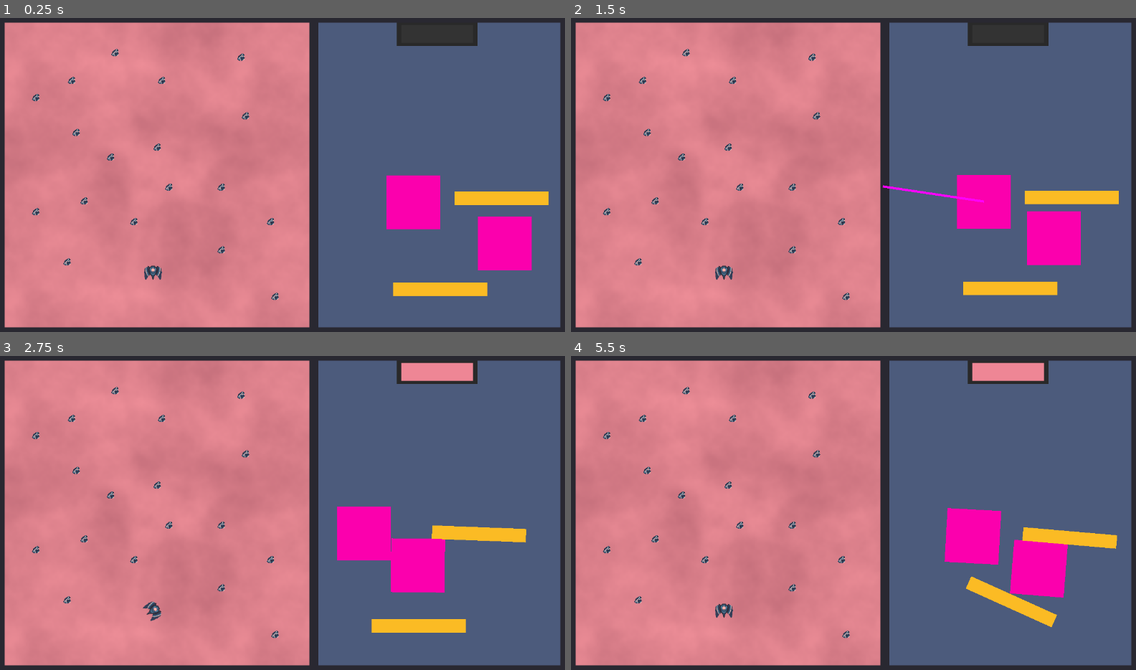
Above: before the commit, frames 1-4 (two rows, left to right).
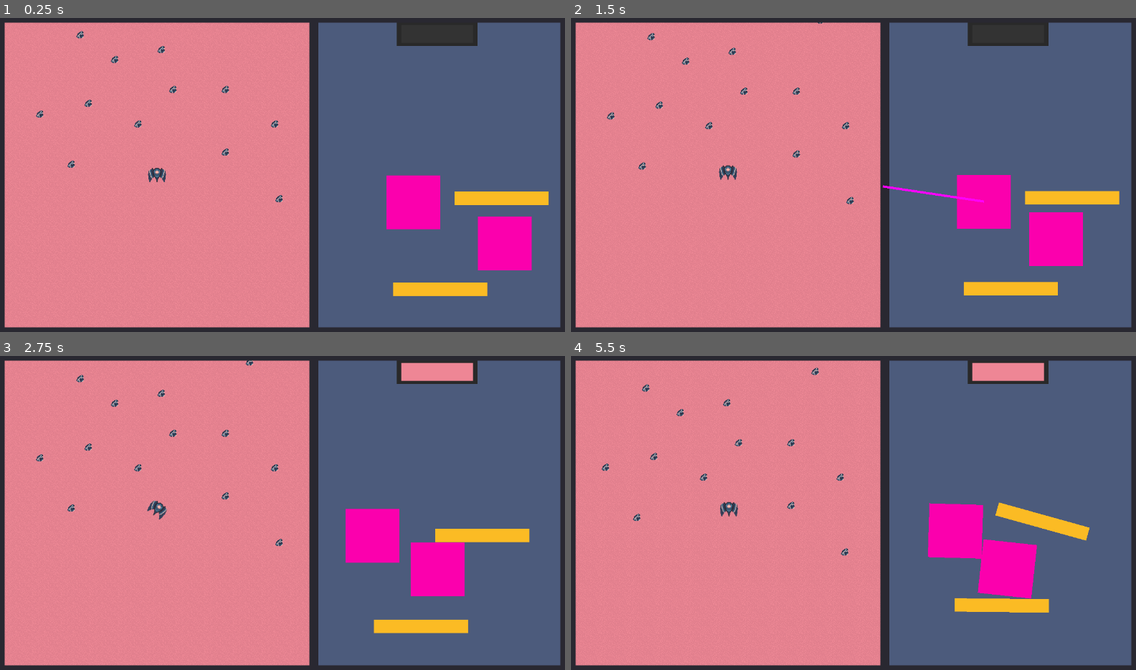
Above: after the commit, the same moments.

Repository: AstralStew/ProjectThornbury
Game: Godot game, scene res://Scenes/level.tscn
Same seed, same stepped clock (60 frames per second), same inputs: the game is played once before the commit and once after it.
Inputs (mouse positions are in pixels of both pictures, inside the frame that each line leads up to):
- Up to frame 1 (0.25 s): no input
- Up to frame 2 (1.5 s): drag from (1073, 244) to (684, 156) at 0.52 s; drag from (983, 200) to (684, 156) at 1.27 s
- Up to frame 3 (2.75 s): move the mouse to (502, 534) at 2.02 s; hold D (MoveRight) from 2.03 s (still down); hold Space (OpenChute) from 2.03 s (still down); click (502, 534) at 2.17 s
- Up to frame 4 (5.5 s): release D (MoveRight) at 2.75 s; release Space (OpenChute) at 2.75 s; drag from (989, 626) to (650, 469) at 2.77 s; move the mouse to (1023, 560) at 3.52 s; hold A (MoveLeft) 3.53-4.25 s; hold Space (OpenChute) 3.53-4.25 s; drag from (684, 465) to (706, 560) at 4.27 s; move the mouse to (881, 513) at 5.02 s; hold S (MoveDown) from 5.03 s (still down); hold Space (OpenChute) from 5.03 s (still down); click (881, 513) at 5.17 s

The runs differ from the first frame. In frame 1, 4.4% of the frame differs, in the area x 0-55%, y 1-99%; in frame 2, 4.5%; in frame 3, 6.5%; in frame 4, 9.2%, in the area x 0-97%, y 1-99%.

Commit message:
Trail futzing + framing test

Diff:
--- a/Scenes/InventoryPrefabs/item_a.tscn
+++ b/Scenes/InventoryPrefabs/item_a.tscn
@@ -7,6 +7,7 @@
 radius = 31.97
 
 [node name="ItemA" type="RigidBody2D" unique_id=1291223074]
+texture_filter = 1
 collision_layer = 256
 collision_mask = 768
 input_pickable = true
--- a/Scenes/outside.tscn
+++ b/Scenes/outside.tscn
@@ -4,24 +4,47 @@
 [ext_resource type="Script" uid="uid://di153cmafhifq" path="res://Scripts/OutsideManager.gd" id="1_dxilr"]
 [ext_resource type="PackedScene" uid="uid://c14fl8nyl0y11" path="res://Scenes/OutsidePrefabs/collectable_1.tscn" id="2_hhqqv"]
 [ext_resource type="Texture2D" uid="uid://bs8wppq8ctccy" path="res://Assets/Images/Ships/Ships_Sheet.png" id="3_slk23"]
+[ext_resource type="Script" uid="uid://c7fg3jgojxubh" path="res://Scripts/ship_trail.gd" id="5_hhqqv"]
+
+[sub_resource type="Gradient" id="Gradient_slk23"]
+interpolation_mode = 2
+offsets = PackedFloat32Array(0.6201172, 0.66308594)
 
 [sub_resource type="FastNoiseLite" id="FastNoiseLite_6phgx"]
 noise_type = 0
-frequency = 0.0042
+frequency = 0.1157
+fractal_octaves = 2
+fractal_lacunarity = 3.295
+fractal_gain = 4.73
 
 [sub_resource type="NoiseTexture2D" id="NoiseTexture2D_81xng"]
+width = 64
+height = 64
 generate_mipmaps = false
 noise = SubResource("FastNoiseLite_6phgx")
+color_ramp = SubResource("Gradient_slk23")
 seamless = true
 normalize = false
+seamless_blend_skirt = 0.105
 
 [sub_resource type="WorldBoundaryShape2D" id="WorldBoundaryShape2D_51e2h"]
+
+[sub_resource type="Curve" id="Curve_mf7ev"]
+_data = [Vector2(0, 0), 0.0, 0.0, 0, 0, Vector2(1, 1), 1.4, 0.0, 0, 0]
+point_count = 2
+
+[sub_resource type="Gradient" id="Gradient_hhqqv"]
+colors = PackedColorArray(0, 1, 1, 0, 1, 1, 1, 1)
+
+[sub_resource type="Gradient" id="Gradient_mf7ev"]
+colors = PackedColorArray(1, 1, 0, 0, 1, 1, 1, 1)
 
 [sub_resource type="CapsuleShape2D" id="CapsuleShape2D_tumq0"]
 radius = 9.0
 height = 36.0
 
 [node name="OutsideManager" type="MarginContainer" unique_id=1854772268]
+texture_filter = 1
 anchors_preset = 15
 anchor_right = 1.0
 anchor_bottom = 1.0
@@ -43,46 +66,58 @@
 render_target_update_mode = 4
 
 [node name="Background" type="ColorRect" parent="SubViewportContainer/SubViewport" unique_id=1570585813]
+z_index = -2
+texture_filter = 1
 anchors_preset = 15
 anchor_right = 1.0
 anchor_bottom = 1.0
+offset_left = -3400.0
+offset_top = -3400.0
+offset_right = 2720.0
+offset_bottom = 2720.0
 grow_horizontal = 2
 grow_vertical = 2
 pivot_offset_ratio = Vector2(1, 0)
 color = Color(0.93333334, 0.5254902, 0.58431375, 1)
 
 [node name="TextureRect" type="TextureRect" parent="SubViewportContainer/SubViewport" unique_id=2135076105]
-modulate = Color(0.9843137, 0.73333335, 0.6784314, 0.18431373)
+modulate = Color(0.98, 0.7318967, 0.67620003, 0.05490196)
+z_index = -2
+texture_filter = 1
 anchors_preset = 15
 anchor_right = 1.0
 anchor_bottom = 1.0
+offset_left = -3400.0
+offset_top = -3400.0
+offset_right = 2720.0
+offset_bottom = 2720.0
 grow_horizontal = 2
 grow_vertical = 2
 texture = SubResource("NoiseTexture2D_81xng")
 stretch_mode = 1
 
 [node name="BoundaryTop" type="StaticBody2D" parent="SubViewportContainer/SubViewport" unique_id=885169281]
-position = Vector2(342, 23)
+position = Vector2(342, 8)
 rotation = 3.1415927
 
 [node name="CollisionShape2D" type="CollisionShape2D" parent="SubViewportContainer/SubViewport/BoundaryTop" unique_id=1832996374]
 shape = SubResource("WorldBoundaryShape2D_51e2h")
 
 [node name="BoundaryBottom" type="StaticBody2D" parent="SubViewportContainer/SubViewport" unique_id=1066858431]
-position = Vector2(342, 655)
+position = Vector2(342, 674)
 
 [node name="CollisionShape2D" type="CollisionShape2D" parent="SubViewportContainer/SubViewport/BoundaryBottom" unique_id=451407872]
 shape = SubResource("WorldBoundaryShape2D_51e2h")
 
 [node name="BoundaryLeft" type="StaticBody2D" parent="SubViewportContainer/SubViewport" unique_id=1411203065]
-position = Vector2(25, 343)
+position = Vector2(8, 343)
 rotation = 1.5707964
 
 [node name="CollisionShape2D" type="CollisionShape2D" parent="SubViewportContainer/SubViewport/BoundaryLeft" unique_id=1993318695]
 shape = SubResource("WorldBoundaryShape2D_51e2h")
 
 [node name="BoundaryRight" type="StaticBody2D" parent="SubViewportContainer/SubViewport" unique_id=142850417]
-position = Vector2(658, 343)
+position = Vector2(674, 345)
 rotation = -1.5707964
 
 [node name="CollisionShape2D" type="CollisionShape2D" parent="SubViewportContainer/SubViewport/BoundaryRight" unique_id=1313853471]
@@ -91,63 +126,86 @@
 [node name="Collectables" type="Node2D" parent="SubViewportContainer/SubViewport" unique_id=222395904]
 
 [node name="CollectableA" parent="SubViewportContainer/SubViewport/Collectables" unique_id=1843489661 instance=ExtResource("2_hhqqv")]
+texture_filter = 1
 position = Vector2(237, 300)
 
 [node name="CollectableA2" parent="SubViewportContainer/SubViewport/Collectables" unique_id=1799274168 instance=ExtResource("2_hhqqv")]
+texture_filter = 1
 position = Vector2(160, 245)
 
 [node name="CollectableA3" parent="SubViewportContainer/SubViewport/Collectables" unique_id=1647122767 instance=ExtResource("2_hhqqv")]
+texture_filter = 1
 position = Vector2(150, 129)
 
 [node name="CollectableA4" parent="SubViewportContainer/SubViewport/Collectables" unique_id=1953385804 instance=ExtResource("2_hhqqv")]
+texture_filter = 1
 position = Vector2(351, 129)
 
 [node name="CollectableA5" parent="SubViewportContainer/SubViewport/Collectables" unique_id=1167645312 instance=ExtResource("2_hhqqv")]
+texture_filter = 1
 position = Vector2(341, 278)
 
 [node name="CollectableA6" parent="SubViewportContainer/SubViewport/Collectables" unique_id=1192065373 instance=ExtResource("2_hhqqv")]
+texture_filter = 1
 position = Vector2(538, 208)
 
 [node name="CollectableA7" parent="SubViewportContainer/SubViewport/Collectables" unique_id=332122673 instance=ExtResource("2_hhqqv")]
+texture_filter = 1
 position = Vector2(484, 367)
 
 [node name="CollectableA8" parent="SubViewportContainer/SubViewport/Collectables" unique_id=2142628700 instance=ExtResource("2_hhqqv")]
+texture_filter = 1
 position = Vector2(289, 444)
 
 [node name="CollectableA9" parent="SubViewportContainer/SubViewport/Collectables" unique_id=223335880 instance=ExtResource("2_hhqqv")]
+texture_filter = 1
 position = Vector2(70, 422)
 
 [node name="CollectableA10" parent="SubViewportContainer/SubViewport/Collectables" unique_id=663620473 instance=ExtResource("2_hhqqv")]
+texture_filter = 1
 position = Vector2(140, 534)
 
 [node name="CollectableA11" parent="SubViewportContainer/SubViewport/Collectables" unique_id=448294212 instance=ExtResource("2_hhqqv")]
+texture_filter = 1
 position = Vector2(178, 398)
 
 [node name="CollectableA12" parent="SubViewportContainer/SubViewport/Collectables" unique_id=1235448502 instance=ExtResource("2_hhqqv")]
+texture_filter = 1
 position = Vector2(70, 167)
 
 [node name="CollectableA13" parent="SubViewportContainer/SubViewport/Collectables" unique_id=866034701 instance=ExtResource("2_hhqqv")]
+texture_filter = 1
 position = Vector2(528, 77)
 
 [node name="CollectableA14" parent="SubViewportContainer/SubViewport/Collectables" unique_id=1416639017 instance=ExtResource("2_hhqqv")]
+texture_filter = 1
 position = Vector2(594, 444)
 
 [node name="CollectableA15" parent="SubViewportContainer/SubViewport/Collectables" unique_id=1003250793 instance=ExtResource("2_hhqqv")]
+texture_filter = 1
 position = Vector2(484, 507)
 
 [node name="CollectableA16" parent="SubViewportContainer/SubViewport/Collectables" unique_id=332032144 instance=ExtResource("2_hhqqv")]
+texture_filter = 1
 position = Vector2(604, 611)
 
 [node name="CollectableA17" parent="SubViewportContainer/SubViewport/Collectables" unique_id=364024363 instance=ExtResource("2_hhqqv")]
+texture_filter = 1
 position = Vector2(367, 367)
 
 [node name="CollectableA18" parent="SubViewportContainer/SubViewport/Collectables" unique_id=1594781602 instance=ExtResource("2_hhqqv")]
+texture_filter = 1
 position = Vector2(247, 67)
 
 [node name="Ship" type="CharacterBody2D" parent="SubViewportContainer/SubViewport" unique_id=632637021]
 position = Vector2(331, 558)
 motion_mode = 1
 script = ExtResource("1_a5lob")
+rotation_speed = 30.0
+rotation_acc = 0.05
+change_rate = 75.0
+up_speed = 85.0
+down_speed = 10.0
 
 [node name="ShipsSheet" type="Sprite2D" parent="SubViewportContainer/SubViewport/Ship" unique_id=295043400]
 rotation = 3.1415927
@@ -155,7 +213,40 @@
 region_enabled = true
 region_rect = Rect2(90, 5, 40, 33)
 
+[node name="TrailPivot" type="Node2D" parent="SubViewportContainer/SubViewport/Ship/ShipsSheet" unique_id=1086678533]
+position = Vector2(11, -7.000001)
+
+[node name="ShipTrail" type="Line2D" parent="SubViewportContainer/SubViewport/Ship/ShipsSheet/TrailPivot" unique_id=2021407589]
+top_level = true
+z_index = -1
+width = 4.0
+width_curve = SubResource("Curve_mf7ev")
+gradient = SubResource("Gradient_hhqqv")
+script = ExtResource("5_hhqqv")
+number_of_points = 10
+
+[node name="TrailPivot2" type="Node2D" parent="SubViewportContainer/SubViewport/Ship/ShipsSheet" unique_id=3057209]
+position = Vector2(-11, -6.999999)
+
+[node name="ShipTrail2" type="Line2D" parent="SubViewportContainer/SubViewport/Ship/ShipsSheet/TrailPivot2" unique_id=1518037546]
+top_level = true
+z_index = -1
+width = 4.0
+width_curve = SubResource("Curve_mf7ev")
+gradient = SubResource("Gradient_mf7ev")
+script = ExtResource("5_hhqqv")
+number_of_points = 10
+
 [node name="CollisionShape2D" type="CollisionShape2D" parent="SubViewportContainer/SubViewport/Ship" unique_id=470645661]
 position = Vector2(0, -3)
 rotation = 1.5707964
 shape = SubResource("CapsuleShape2D_tumq0")
+
+[node name="Camera2D" type="Camera2D" parent="SubViewportContainer/SubViewport/Ship" unique_id=1345788709]
+process_callback = 0
+position_smoothing_enabled = true
+position_smoothing_speed = 0.5
+rotation_smoothing_enabled = true
+rotation_smoothing_speed = 3.185
+
+[node name="Line2D" type="Line2D" parent="SubViewportContainer/SubViewport/Ship" unique_id=223409123]
--- a/Scripts/Ship.gd
+++ b/Scripts/Ship.gd
@@ -4,6 +4,7 @@
 @export_category("Ast Controls")
 
 @export var rotation_speed : float = 0.25
+@export var rotation_change_rate : float = 50.0
 @export var rotation_acc : float = 0.1
 
 @export_category("TD Controls")
@@ -22,7 +23,7 @@
 	get:
 		return Vector2(
 			1 if Input.is_action_pressed("MoveLeft") else -1 if Input.is_action_pressed("MoveRight") else 0,
-			1 if (Input.is_action_pressed("MoveUp") && speed.y > -50) else -1 if (Input.is_action_pressed("MoveDown") && speed.y < 0) else 0,
+			1 if (Input.is_action_pressed("MoveUp")) else -1 if (Input.is_action_pressed("MoveDown")) else 0,
 		)
 		#return Vector2(
 			#speed.x / left_speed if speed.x < 0 else speed.x / right_speed,
@@ -34,32 +35,32 @@
 
 func _physics_process(delta: float) -> void:
 
-	get_input()
-	rotation = speed.x
+	get_input(delta)
+	rotation = lerp_angle(rotation, rotation + deg_to_rad(speed.x), rotation_acc)
 	velocity = speed.y * transform.y
 
 	move_and_slide()
 
 
-func get_input() -> void:
-	var _new_rotation : float
+func get_input(delta: float) -> void:
+	var _target_rotation : float
 	var _new_speed : float
 
 	if Input.is_action_pressed("MoveLeft"):
-		_new_rotation = rotate_toward(speed.x,speed.x-(rotation_speed * 0.1),rotation_acc)
+		_target_rotation = move_toward(speed.x, -rotation_speed,rotation_change_rate * delta)
 	elif Input.is_action_pressed("MoveRight"):
-		_new_rotation = rotate_toward(speed.x,speed.x+(rotation_speed * 0.1),rotation_acc)
+		_target_rotation = move_toward(speed.x, rotation_speed,rotation_change_rate * delta)
 	else:
-		_new_rotation = speed.x
+		_target_rotation = move_toward(speed.x, 0, rotation_change_rate * delta)
 
 	if Input.is_action_pressed("MoveDown"):
-		_new_speed = min(0,move_toward(speed.y, down_speed * 50, change_rate * 0.5))
+		_new_speed = move_toward(speed.y, -down_speed, change_rate * 0.5  * delta)
 	elif Input.is_action_pressed("MoveUp"):
-		_new_speed = min(0,move_toward(speed.y, -up_speed * 50, change_rate * 0.2))
+		_new_speed = move_toward(speed.y, -up_speed, change_rate * delta)
 	else:
-		_new_speed = speed.y # move_toward(speed.y,0, change_rate * 2)
+		_new_speed = move_toward(speed.y,-down_speed, change_rate * 0.125 * delta)
 
-	speed = Vector2(_new_rotation,_new_speed)
+	speed = Vector2(_target_rotation,_new_speed)
 
 	#speed = Vector2(0,_new_speed)
 
--- a/Scripts/ship_trail.gd
+++ b/Scripts/ship_trail.gd
@@ -1,6 +1,22 @@
 extends Line2D
 
+@export var number_of_points : int = 20
+@export var min_time_step : float = 0.1
+@export var min_dist : float = 1.0
+
+func _ready() -> void:
+	add_point(get_parent().global_position)
+
+var _timer : float
 func _process(delta):
-	add_point(get_parent().global_position)
-	if points.size() > 60:
-		remove_point(0)
+
+
+	_timer += delta
+	if _timer >= min_time_step:
+		if to_global(get_point_position(0)).distance_to(get_parent().global_position) > min_dist:
+			add_point(get_parent().global_position)
+		if points.size() > number_of_points:
+			remove_point(0)
+		_timer = 0
+	else:
+		set_point_position(points.size()-1,get_parent().global_position)
--- a/project.godot
+++ b/project.godot
@@ -70,6 +70,7 @@
 
 3d/physics_engine="Jolt Physics"
 2d/default_gravity=0.0
+2d/default_linear_damp=0.5
 common/physics_interpolation=true
 
 [rendering]
